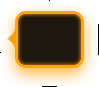
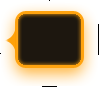
Layer changes from the first (99, 87) image to the second:
added layer "tip" above "border" over [3, 28, 16, 52]
painted on "border" over [2, 28, 16, 52]
